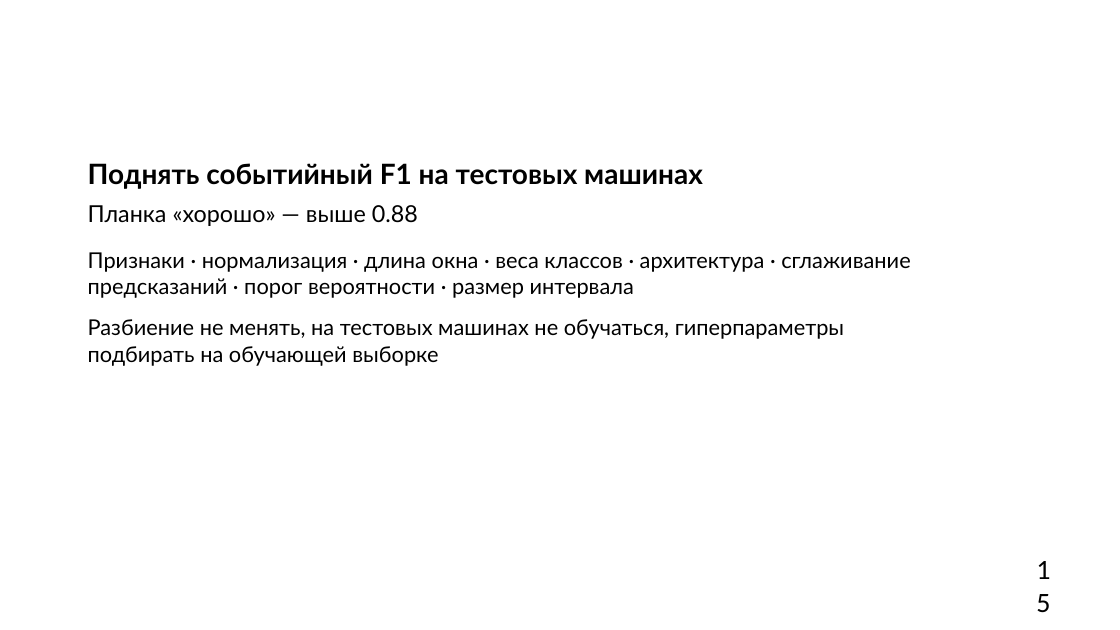
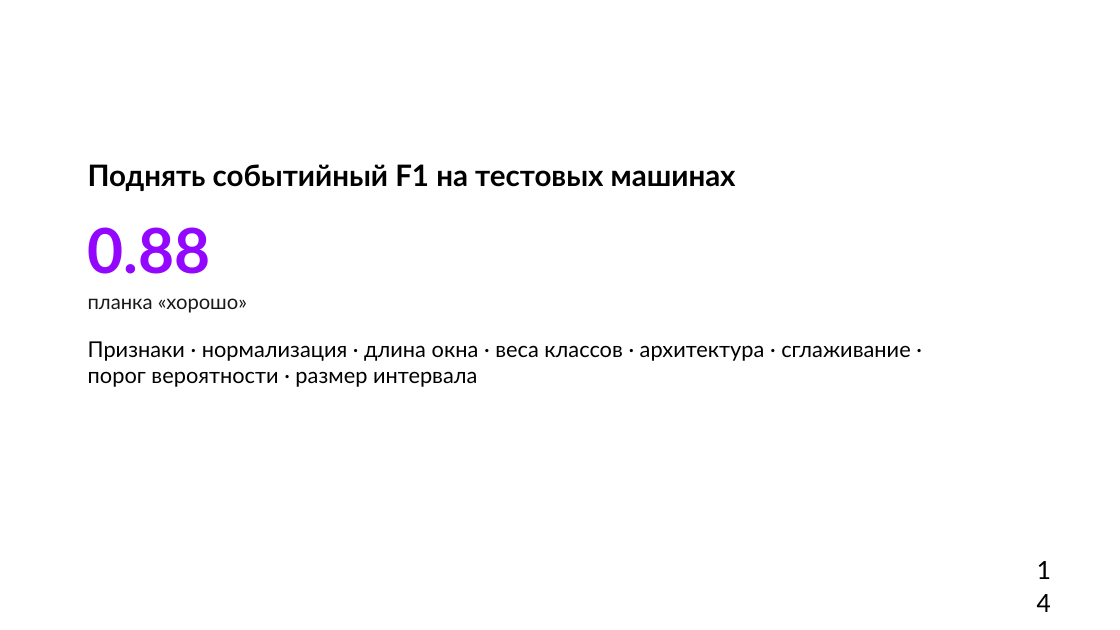
Before and after one commit to hehehelp123/fuel-refuel-lab, a slide deck: slide 14 of Лаба_заправки.pptx (slide 15 before the commit). Drawn at 1120x630 pixels with LibreOffice and Linux fonts; fonts in the diff are those of the drawing; background and template pictures are left out. Boxes give left, top, right and bottom in pixels: in the first picture for what was removed or moved away, otherwise in the second. Text is boxed around its words. In the diff, an @@ line names an element or a change of style, - is before the commit and + after.

```diff
--- a/Лаба_заправки.pptx
+++ b/Лаба_заправки.pptx
@@ text at box(88, 164, 736, 191): size 18 to 19 pt in "Поднять событийный F1 на тестовых машинах" @@
@@ text at box(88, 227, 910, 387): text changed @@
-Планка «хорошо» — выше 0.88
-Признаки · нормализация · длина окна · веса классов · архитектура · сглаживание предсказаний · порог вероятности · размер интервала
-Разбиение не менять, на тестовых машинах не обучаться, гиперпараметры подбирать на обучающей выборке
+0.88
+планка «хорошо»
+Признаки · нормализация · длина окна · веса классов · архитектура · сглаживание · порог вероятности · размер интервала
```
Also in this commit, not shown: 12 other slides changed, 1 slide added, 2 slides removed, 10 other files.
